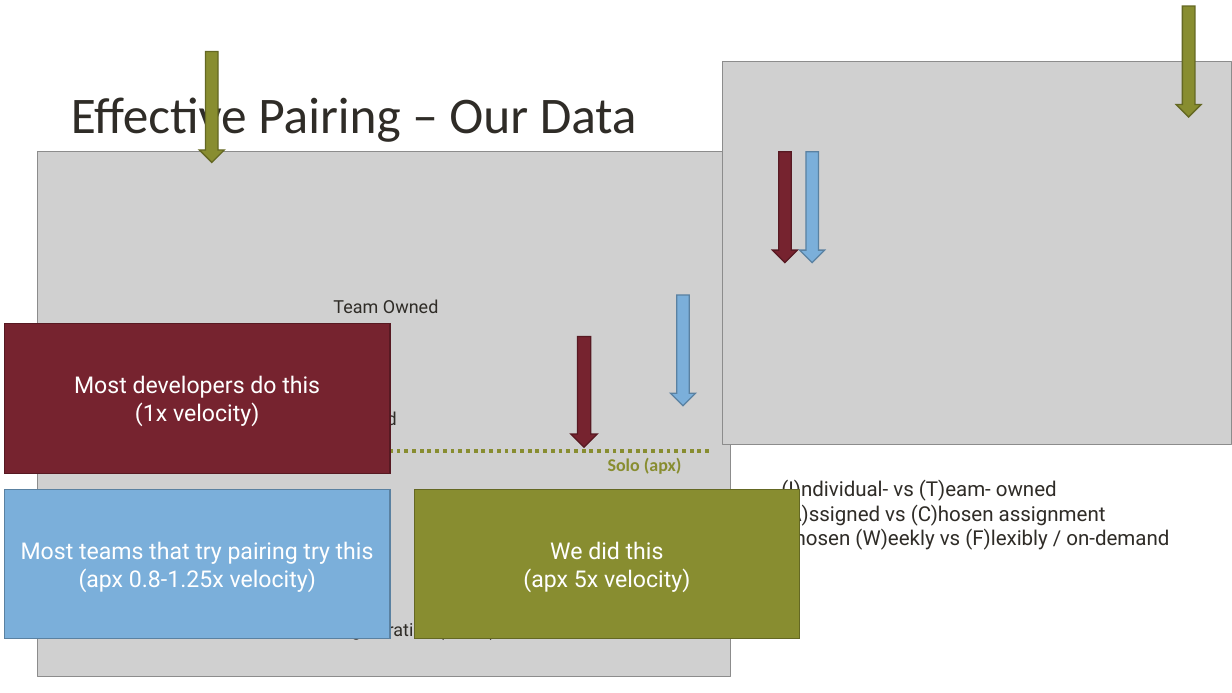
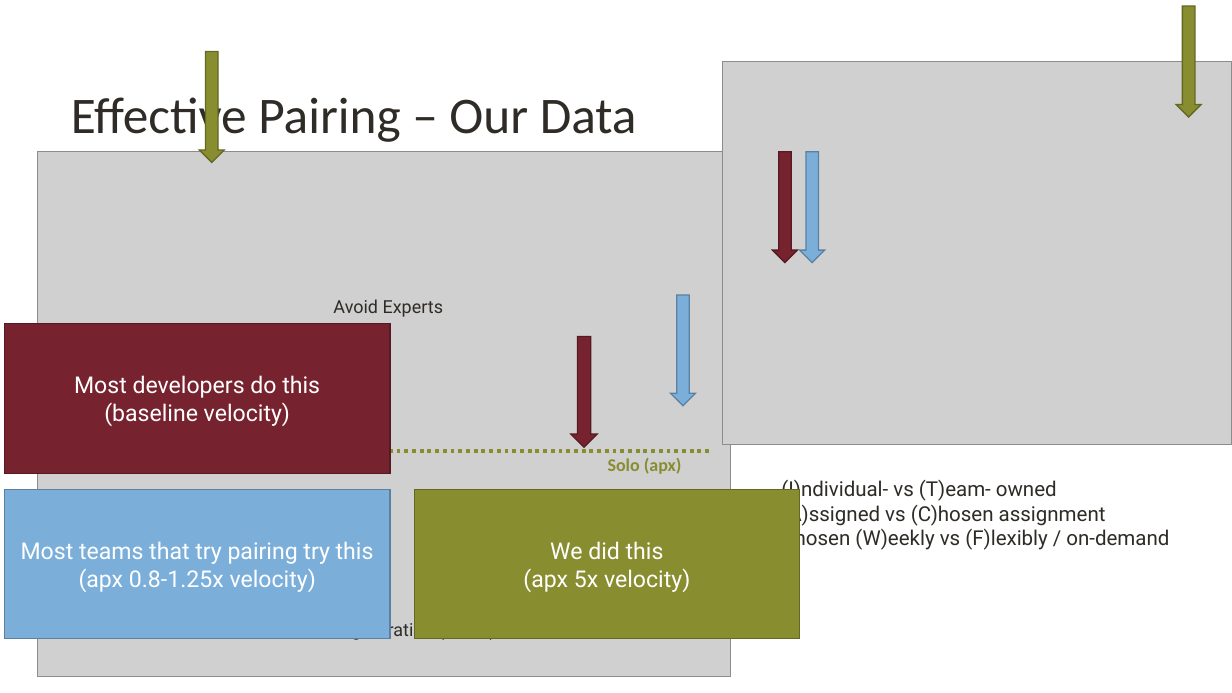
Before and after one commit to digdeeproots/talks, a slide deck: slide 12 of Decks/Craft2023-PromiscuousPairingBeginnerMind.pptx. Drawn at 1232x693 pixels with LibreOffice and Linux fonts; fonts in the diff are those of the drawing; grey boxes stand for pictures; background and template pictures are left out. Boxes give left, top, right and bottom in pixels: in the first picture for what was removed or moved away, otherwise in the second. Text is boxed around its words. In the diff, an @@ line names an element or a change of style, - is before the commit and + after.

```diff
--- a/Decks/Craft2023-PromiscuousPairingBeginnerMind.pptx
+++ b/Decks/Craft2023-PromiscuousPairingBeginnerMind.pptx
@@ text at <box>333,299,443,317</box>: text changed @@
-Team Owned
+Avoid Experts
@@ text in rectangle at <box>74,375,320,426</box>: text changed @@
-Most developers do this
-(1x velocity)
+Most developers do this
+(baseline velocity)
@@ text at <box>260,409,300,426</box>: text changed @@
-Individual Owned
+Keep Expert
```
Also in this commit, not shown: 3 other slides changed, 1 slide added.
